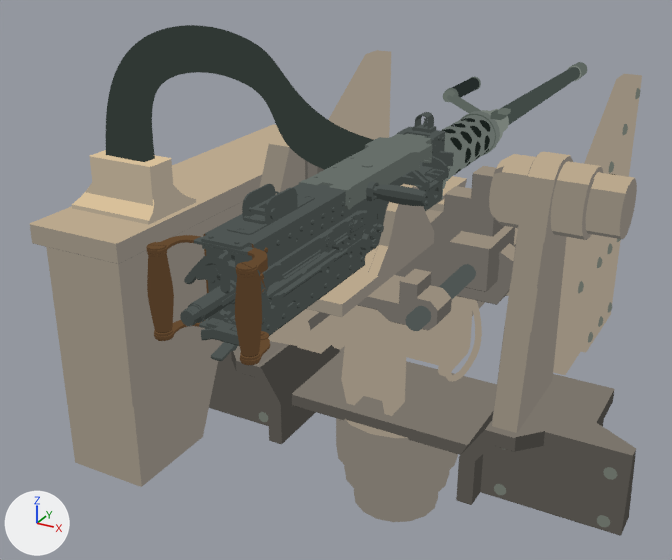
One commit to the Blender file ArtSource/CROWSII/output/crows_ii_m2.blend: the scene before it, then after it.
One viewpoint serves both versions: a 50 mm lens placed at (0.79, -1.75, 1.42), pointed at (-0.25, 0.15, 0.48). Every picture has the same lights, and +X, +Y and +Z are marked at lower left. The first picture is the older version.

The first picture shows 'Cylinder.003 / base', 'Cylinder.003 / frame', 'M2QCB / Barrel / gun', 'M2QCB / Body_M2 / gun', 'M2QCB / Cover.007 / gun', 'M2QCB / Reloading_handle / gun' and 11 more.
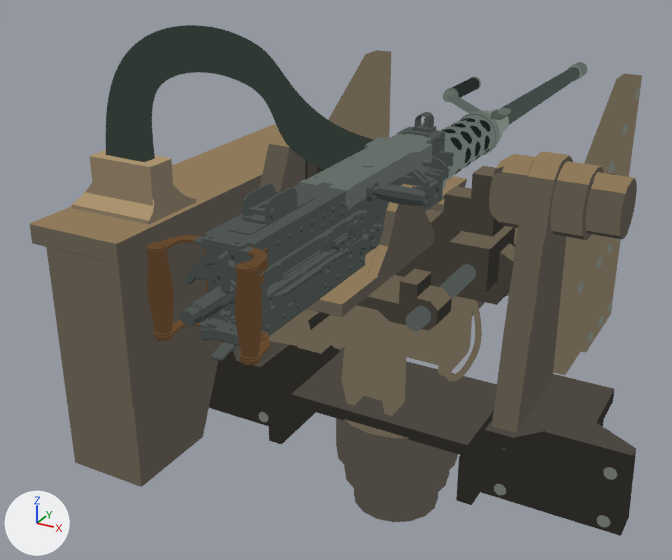
Where the change shows, as pixel boxes [x1, y1, x2, y2] in the pictures (672 x 560 px):
'Cylinder.003 / frame', recoloured (darker)
    both: [30, 50, 642, 536]
'Cylinder.003 / base', recoloured (grey to dark grey)
    both: [336, 418, 458, 522]

The change, as a diff of the scene's bpy script:
```diff
--- a/ArtSource/CROWSII/output/crows_ii_m2.blend.py
+++ b/ArtSource/CROWSII/output/crows_ii_m2.blend.py
@@ mat_paint_support_top @@
 mat_paint_support_top = emission_material('paint_support_top')
-mat_paint_support_top.base_color = (0.198, 0.178, 0.15)  # grey #7b756c
+mat_paint_support_top.base_color = (0.0742, 0.0666, 0.0545)  # dark grey #4d4942
@@ mat_paint_support_rear @@
 mat_paint_support_rear = emission_material('paint_support_rear')
-mat_paint_support_rear.base_color = (0.0823, 0.0762, 0.0666)  # dark grey #514e49
+mat_paint_support_rear.base_color = (0.0232, 0.0212, 0.0176)  # black #2a2824
@@ mat_paint_support_cap_top @@
 mat_paint_support_cap_top = emission_material('paint_support_cap_top')
-mat_paint_support_cap_top.base_color = (0.314, 0.266, 0.205)  # brown #988d7d
+mat_paint_support_cap_top.base_color = (0.144, 0.117, 0.0802)  # brown #6a6050
@@ mat_paint_support_cap_rear @@
 mat_paint_support_cap_rear = emission_material('paint_support_cap_rear')
-mat_paint_support_cap_rear.base_color = (0.144, 0.133, 0.117)  # dark grey #6a6660
+mat_paint_support_cap_rear.base_color = (0.0452, 0.0409, 0.0331)  # dark grey #3c3933
@@ mat_paint_support_cap_side @@
 mat_paint_support_cap_side = emission_material('paint_support_cap_side')
-mat_paint_support_cap_side.base_color = (0.0999, 0.0931, 0.0823)  # dark grey #595651
+mat_paint_support_cap_side.base_color = (0.0242, 0.0222, 0.0185)  # black #2b2925
@@ mat_paint_equipment_top @@
 mat_paint_equipment_top = emission_material('paint_equipment_top')
-mat_paint_equipment_top.base_color = (0.491, 0.392, 0.266)  # beige #baa88d
+mat_paint_equipment_top.base_color = (0.275, 0.198, 0.107)  # brown #8f7b5c
@@ mat_paint_equipment_rear @@
 mat_paint_equipment_rear = emission_material('paint_equipment_rear')
-mat_paint_equipment_rear.base_color = (0.25, 0.22, 0.175)  # grey #898174
+mat_paint_equipment_rear.base_color = (0.105, 0.0887, 0.0666)  # brown #5b5449
@@ mat_paint_equipment_side @@
 mat_paint_equipment_side = emission_material('paint_equipment_side')
-mat_paint_equipment_side.base_color = (0.184, 0.165, 0.141)  # grey #777169
+mat_paint_equipment_side.base_color = (0.0666, 0.0595, 0.0482)  # dark grey #49453e
@@ mat_paint_lid_top @@
 mat_paint_lid_top = emission_material('paint_lid_top')
-mat_paint_lid_top.base_color = (0.687, 0.527, 0.323)  # beige #d8c09a
+mat_paint_lid_top.base_color = (0.402, 0.292, 0.156)  # beige #aa936e
@@ mat_paint_lid_rear @@
 mat_paint_lid_rear = emission_material('paint_lid_rear')
-mat_paint_lid_rear.base_color = (0.381, 0.319, 0.231)  # beige #a69984
+mat_paint_lid_rear.base_color = (0.195, 0.15, 0.0931)  # brown #7a6c56
@@ mat_paint_lid_side @@
 mat_paint_lid_side = emission_material('paint_lid_side')
-mat_paint_lid_side.base_color = (0.292, 0.25, 0.195)  # brown #93897a
+mat_paint_lid_side.base_color = (0.13, 0.107, 0.0762)  # brown #655c4e
```
